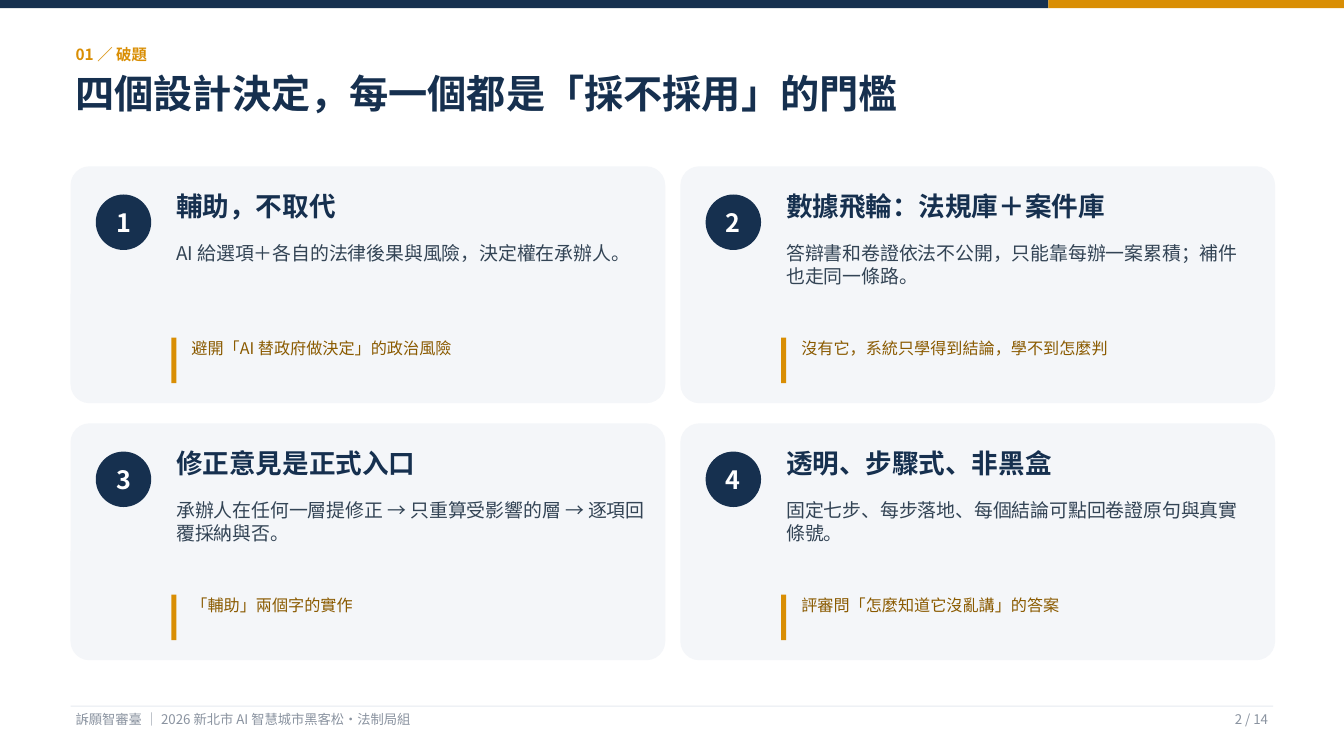
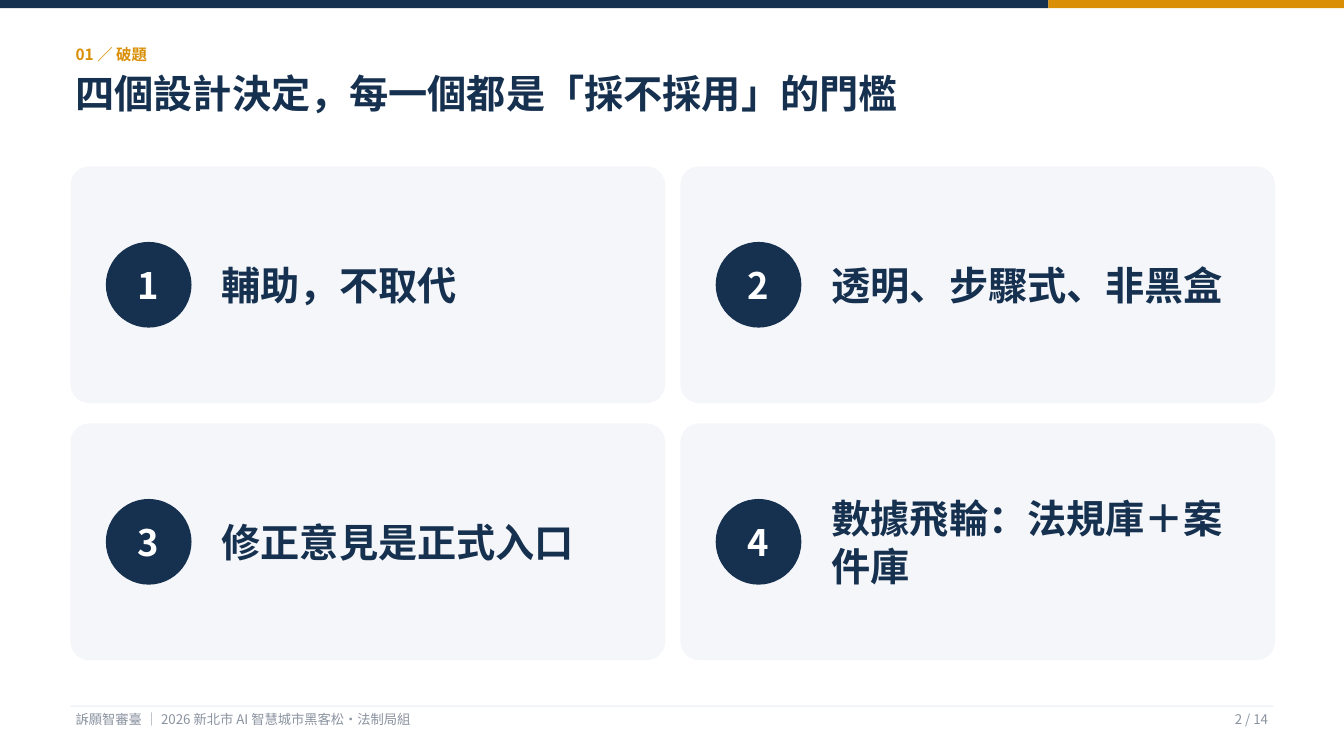
Before and after one commit to KevinMursh/hackathon_wisxxxx, a slide deck: slide 2 of docs/提案/提案簡報-訴願智審臺.pptx. Drawn at 1344x756 pixels with LibreOffice and Linux fonts; fonts in the diff are those of the drawing. Boxes give left, top, right and bottom in pixels: in the first picture for what was removed or moved away, otherwise in the second. Text is boxed around its words. In the diff, an @@ line names an element or a change of style, - is before the commit and + after.

```diff
--- a/docs/提案/提案簡報-訴願智審臺.pptx
+++ b/docs/提案/提案簡報-訴願智審臺.pptx
@@ text "輔助，不取代" moved from (x1=176, y1=193, x2=335, y2=220) to (x1=222, y1=266, x2=457, y2=305) @@
@@ size 19 to 28 pt; vertical alignment top to middle in 4 elements at (x1=222, y1=266, x2=457, y2=305), (x1=222, y1=523, x2=574, y2=561), (x1=832, y1=499, x2=1224, y2=585), (x1=832, y1=266, x2=1224, y2=304) @@
@@ text "透明、步驟式、非黑盒" moved from (x1=786, y1=450, x2=1051, y2=476) to (x1=832, y1=266, x2=1224, y2=304) @@
@@ ellipse "1" resized from (x1=96, y1=195, x2=151, y2=250) to (x1=106, y1=242, x2=192, y2=328) @@
@@ text removed at (x1=176, y1=244, x2=630, y2=262) @@
-AI 給選項＋各自的法律後果與風險，決定權在承辦人。
@@ ellipse "2" resized from (x1=706, y1=195, x2=761, y2=250) to (x1=716, y1=242, x2=802, y2=328) @@
@@ text removed at (x1=786, y1=244, x2=1237, y2=285) @@
-答辯書和卷證依法不公開，只能靠每辦一案累積；補件也走同一條路。
@@ rectangle removed at (x1=171, y1=338, x2=176, y2=383) @@
@@ text removed at (x1=191, y1=340, x2=451, y2=356) @@
-避開「AI 替政府做決定」的政治風險
@@ rectangle removed at (x1=781, y1=338, x2=786, y2=383) @@
@@ text removed at (x1=801, y1=340, x2=1107, y2=356) @@
-沒有它，系統只學得到結論，學不到怎麼判
@@ text "修正意見是正式入口" moved from (x1=176, y1=450, x2=415, y2=476) to (x1=222, y1=523, x2=574, y2=561) @@
@@ text "數據飛輪：法規庫＋案件庫" moved from (x1=786, y1=193, x2=1104, y2=219) to (x1=832, y1=499, x2=1224, y2=585) @@
@@ ellipse "3" resized from (x1=96, y1=452, x2=151, y2=507) to (x1=106, y1=499, x2=192, y2=585) @@
@@ text removed at (x1=176, y1=501, x2=644, y2=542) @@
-承辦人在任何一層提修正 → 只重算受影響的層 → 逐項回覆採納與否。
@@ size 18 to 26 pt in 4 elements at (x1=106, y1=242, x2=192, y2=328), (x1=716, y1=242, x2=802, y2=328), (x1=106, y1=499, x2=192, y2=585), (x1=716, y1=499, x2=802, y2=585) @@
@@ ellipse "4" resized from (x1=706, y1=452, x2=761, y2=507) to (x1=716, y1=499, x2=802, y2=585) @@
@@ text removed at (x1=786, y1=501, x2=1237, y2=542) @@
-固定七步、每步落地、每個結論可點回卷證原句與真實條號。
@@ rectangle removed at (x1=171, y1=595, x2=176, y2=640) @@
@@ text removed at (x1=191, y1=597, x2=352, y2=613) @@
-「輔助」兩個字的實作
@@ rectangle removed at (x1=781, y1=595, x2=786, y2=640) @@
@@ text removed at (x1=801, y1=597, x2=1059, y2=613) @@
-評審問「怎麼知道它沒亂講」的答案
```
Also in this commit, not shown: 2 other slides changed, 3 other files.
